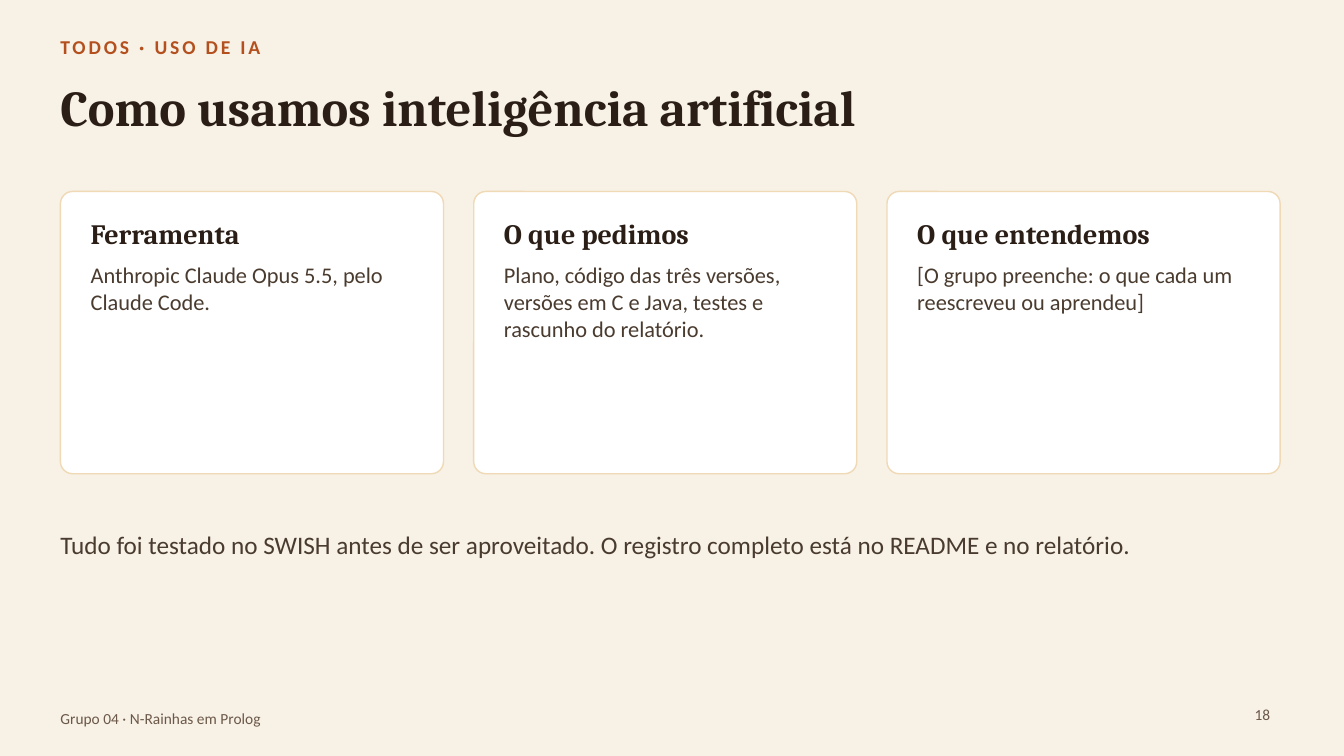
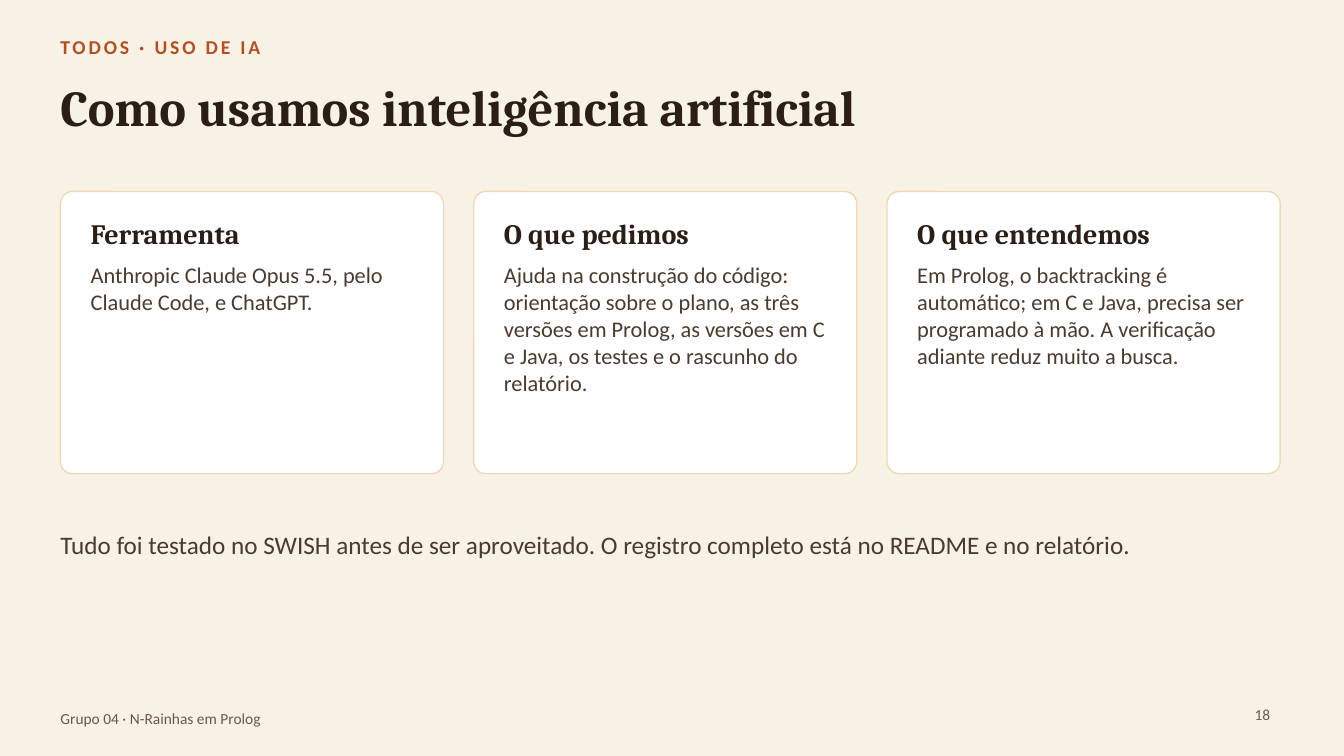
Before and after one commit to Alexandro-Junior/N-rainhas-com-backtracking, a slide deck: slide 18 of slides/Seminario-NRainhas-Grupo04.pptx. Drawn at 1344x756 pixels with LibreOffice and Linux fonts; fonts in the diff are those of the drawing. Boxes give left, top, right and bottom in pixels: in the first picture for what was removed or moved away, otherwise in the second. Text is boxed around its words. In the diff, an @@ line names an element or a change of style, - is before the commit and + after.

```diff
--- a/slides/Seminario-NRainhas-Grupo04.pptx
+++ b/slides/Seminario-NRainhas-Grupo04.pptx
@@ text at bbox=[91, 267, 383, 313]: text changed @@
-Anthropic Claude Opus 5.5, pelo Claude Code.
+Anthropic Claude Opus 5.5, pelo Claude Code, e ChatGPT.
@@ text at bbox=[504, 267, 825, 391]: text changed @@
-Plano, código das três versões, versões em C e Java, testes e rascunho do relatório.
+Ajuda na construção do código: orientação sobre o plano, as três versões em Prolog, as versões em C e Java, os testes e o rascunho do relatório.
@@ text at bbox=[917, 267, 1244, 364]: text changed @@
-[O grupo preenche: o que cada um reescreveu ou aprendeu]
+Em Prolog, o backtracking é automático; em C e Java, precisa ser programado à mão. A verificação adiante reduz muito a busca.
```
Also in this commit, not shown: 6 other slides changed.
